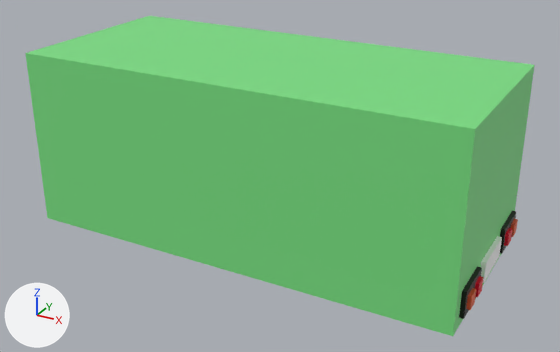
An edit to the Blender file blender/v2.blend, drawn before and after from the same camera.
Before and after are seen from a 50 mm camera at (10.64, -18.94, 8.56) aimed at (0.36, -0.25, -0.78). Lighting does not change. The marker at lower left points along +X, +Y and +Z.
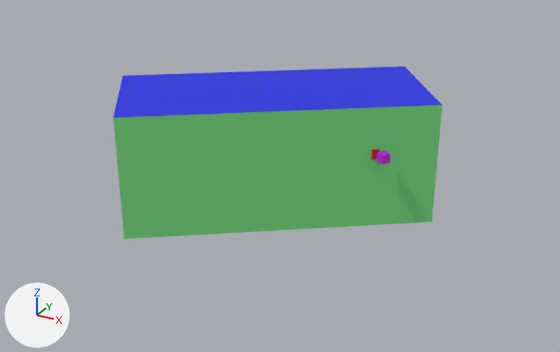
Patch to the scene script:
```diff
--- a/blender/v2.blend.py
+++ b/blender/v2.blend.py
@@ mat_material_011 @@
 mat_material_011 = principled_material('Material.011')
-mat_material_011.base_color = (0.801, 0.113, 0.0306)  # orange #e75e31
+mat_material_011.base_color = (0.617, 0.0, 0.802)  # pink #ce00e7
@@ mat_material_003 @@
+mat_material_003 = principled_material('Material.003')
+mat_material_003.base_color = (0.799, 0.0194, 0.617)  # pink #e726ce
@@ mat_material @@
+mat_material = principled_material('Material')
+mat_material.base_color = (0.00222, 0.0126, 0.8)  # blue #071de7
@@ mat_material_001 @@
+mat_material_001 = principled_material('Material.001')
+mat_material_001.base_color = (0.8, 0.0, 0.0364)  # red #e70036
@@ mat_material_002 @@
+mat_material_002 = principled_material('Material.002')
+mat_material_002.base_color = (0.8, 0.469, 0.051)  # yellow #e7b640
@@ mat_material_004 @@
+mat_material_004 = principled_material('Material.004')
+mat_material_004.base_color = (0.0, 0.0, 0.0)  # black #000000
@@ me_cube_005 @@
 me_cube_005.from_pydata(...)  # 8 vertices, 6 faces; spans x -1.0..1.0, y -1.0..1.0, z -1.0..1.0
 # used by ob_cube; location = (0.0, 0.0, 0.0); scale = (6.69, 2.95, 2.71)
+# me_cube_005 part 1: the 1 face centred in x 1.0, y 0.0, z 0.0 switches from mat_material_009 (green #7ae182) to mat_material_003 (pink #e726ce)
+# me_cube_005 part 2: the 1 face centred in x 0.0, y 0.0, z 1.0 switches from mat_material_009 (green #7ae182) to mat_material (blue #071de7)
 me_cube_005.materials.append(mat_material_009)
+me_cube_005.materials.append(mat_material_003)  # pink #e726ce
+me_cube_005.materials.append(mat_material_001)  # red #e70036
+me_cube_005.materials.append(mat_material)  # blue #071de7
+me_cube_005.materials.append(mat_material_002)  # yellow #e7b640
+me_cube_005.materials.append(mat_material_004)  # black #000000
@@ ob_cube @@
 ob_cube.location = (0.0, 0.0, 0.0)
-ob_cube.scale = (6.69, 2.95, 2.71)
+ob_cube.rotation_mode = 'AXIS_ANGLE'
+ob_cube.rotation_axis_angle = (0.622, 0.0, 0.0, 1.0)
+ob_cube.scale = (4.44, 1.96, 1.8)
@@ ob_cube_001 @@
 ob_cube_001 = bpy.data.objects.new('Cube.001', me_cube_006)
-ob_cube_001.location = (6.12, -1.87, -2.02)
-ob_cube_001.scale = (0.691, 0.67, 0.387)
+ob_cube_001.location = (2.4, 0.36, -1.34)
+ob_cube_001.rotation_mode = 'AXIS_ANGLE'
+ob_cube_001.rotation_axis_angle = (1.012, 0.0, 0.0, 1.0)
+ob_cube_001.scale = (0.459, 0.445, 0.257)
 _m = ob_cube_001.modifiers.new('Mirror', 'MIRROR')
@@ ob_cube_002 @@
 ob_cube_002 = bpy.data.objects.new('Cube.002', me_cube_007)
-ob_cube_002.location = (6.71, -2.19, -2.01)
-ob_cube_002.scale = (0.197, 0.197, 0.197)
+ob_cube_002.location = (3.59, -0.21, 0.44)
+ob_cube_002.rotation_mode = 'AXIS_ANGLE'
+ob_cube_002.rotation_axis_angle = (1.012, 0.0, 0.0, 1.0)
+ob_cube_002.scale = (0.131, 0.131, 0.131)
 _m = ob_cube_002.modifiers.new('Mirror', 'MIRROR')
@@ ob_cube_003 @@
 ob_cube_003 = bpy.data.objects.new('Cube.003', me_cube_008)
-ob_cube_003.location = (6.71, -1.54, -2.01)
-ob_cube_003.scale = (0.197, 0.197, 0.197)
+ob_cube_003.location = (3.22, 0.02, 0.44)
+ob_cube_003.rotation_mode = 'AXIS_ANGLE'
+ob_cube_003.rotation_axis_angle = (1.012, 0.0, 0.0, 1.0)
+ob_cube_003.scale = (0.131, 0.131, 0.131)
 _m = ob_cube_003.modifiers.new('Mirror', 'MIRROR')
@@ ob_cube_004 @@
 ob_cube_004 = bpy.data.objects.new('Cube.004', me_cube_009)
-ob_cube_004.location = (5.82, 0.0, -1.99)
-ob_cube_004.scale = (1.0, 0.828, 0.304)
+ob_cube_004.location = (2.05, 3.27, -1.32)
+ob_cube_004.rotation_mode = 'AXIS_ANGLE'
+ob_cube_004.rotation_axis_angle = (1.012, 0.0, 0.0, 1.0)
+ob_cube_004.scale = (0.663, 0.549, 0.202)
```

Location of each change, (x1, y1, x2, y2) in pixels of the pictures (560 x 352 px):
'Cube', recoloured, turned, rescaled: before (25, 16, 535, 336); after (113, 66, 442, 239)
'Cube.001', recoloured, turned, rescaled, moved (not visible afterwards): before (459, 211, 516, 319)
'Cube.004', moved, turned, rescaled (not visible afterwards): before (481, 236, 502, 283)
'Cube.002', recoloured, turned, rescaled, moved: before (466, 219, 518, 310); after (377, 151, 391, 164)
'Cube.003', recoloured, turned, rescaled, moved: before (475, 228, 512, 298); after (371, 149, 380, 159)
part 1 of me_cube_005, recoloured (green): before (453, 65, 535, 336)
part 2 of me_cube_005, recoloured: before (27, 16, 534, 129); after (113, 66, 442, 118)
